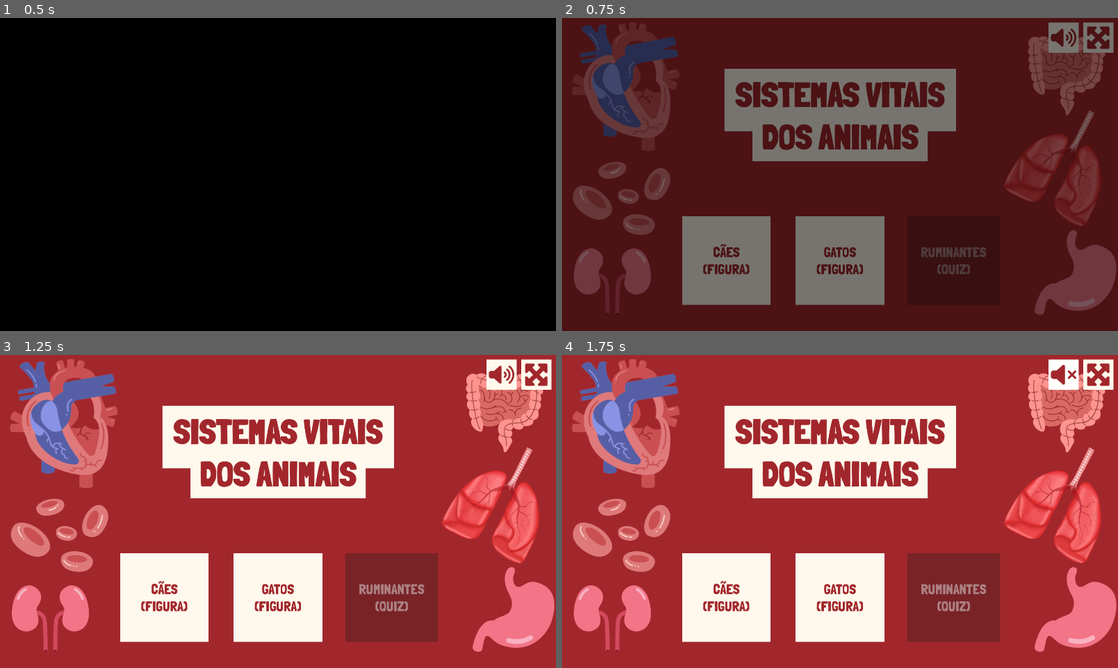
Above: before the commit, frames 1-4 (two rows, left to right).
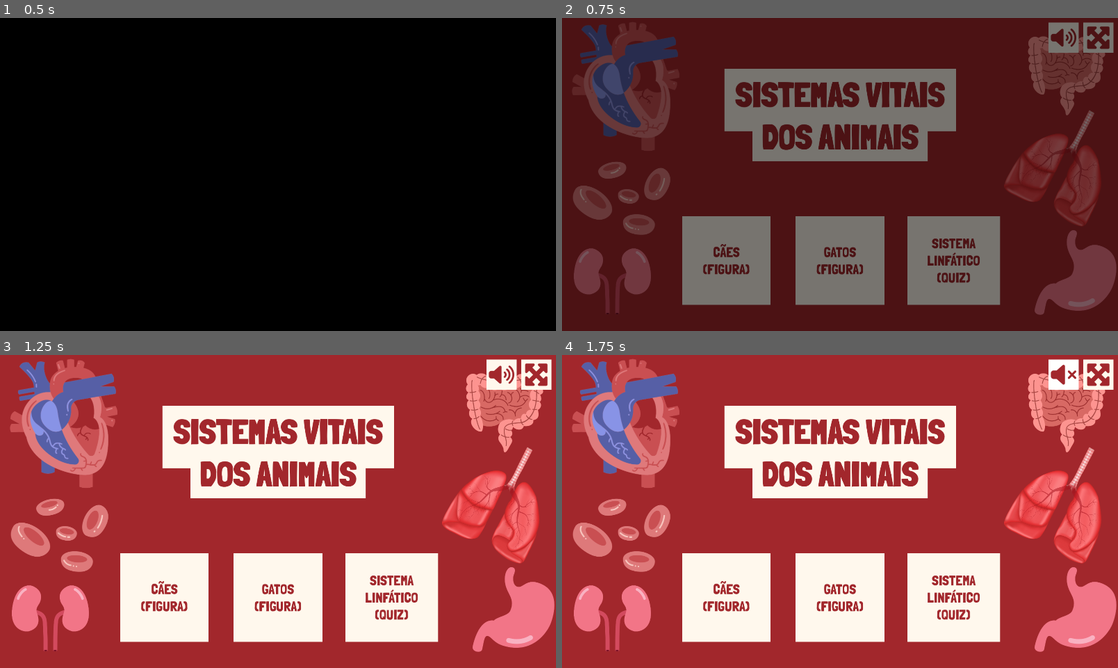
Above: after the commit, the same moments.

Repository: telmotrooper/vet-game
Game: Godot game, scene res://main.tscn
Same seed, same stepped clock (60 frames per second), same inputs: the game is played once before the commit and once after it.
Inputs (mouse positions are in pixels of both pictures, inside the frame that each line leads up to):
- Up to frame 1 (0.5 s): no input
- Up to frame 2 (0.75 s): tap Enter at 0.5 s
- Up to frame 3 (1.25 s): no input
- Up to frame 4 (1.75 s): click (1062, 373) at 1.25 s

Frame 1 is identical in both runs. In frame 2, 4.4% of the frame differs, in the area x 62-79%, y 63-92%; in frame 3, 4.8%; in frame 4, 4.8%.

Commit message:
beginning work on quiz level

Diff:
--- a/cat_level/cat_level.tscn
+++ b/cat_level/cat_level.tscn
@@ -1,7 +1,7 @@
 [gd_scene load_steps=11 format=3 uid="uid://cqqouxh0tnhtp"]
 
 [ext_resource type="Texture2D" uid="uid://bwvk2il82mqsk" path="res://cat_level/square.svg" id="1_7qxg0"]
-[ext_resource type="Script" path="res://level.gd" id="1_kkgaa"]
+[ext_resource type="Script" path="res://figure_level.gd" id="1_kkgaa"]
 [ext_resource type="Texture2D" uid="uid://dsca8fe4ifouc" path="res://cat_level/cat.png" id="2_ei4k5"]
 [ext_resource type="Script" path="res://draggable_object.gd" id="2_jfxkb"]
 [ext_resource type="Texture2D" uid="uid://btvovgytwfq74" path="res://cat_level/square_slot.svg" id="3_25sf6"]
--- a/dog_level/dog_level.tscn
+++ b/dog_level/dog_level.tscn
@@ -1,6 +1,6 @@
 [gd_scene load_steps=11 format=3 uid="uid://b8ki845joqcnh"]
 
-[ext_resource type="Script" path="res://level.gd" id="1_d8efn"]
+[ext_resource type="Script" path="res://figure_level.gd" id="1_d8efn"]
 [ext_resource type="PackedScene" uid="uid://cwsj1bfgbxsnk" path="res://pink_background.tscn" id="4_bbo4n"]
 [ext_resource type="Texture2D" uid="uid://bxrlpv42ntyr1" path="res://dog_level/dog.png" id="5_et6nn"]
 [ext_resource type="PackedScene" uid="uid://dwesfoxx58stl" path="res://ui/top_buttons.tscn" id="6_6nnd4"]
--- /dev/null
+++ b/lymphatic_system_level/lymphatic_system_level.tscn
@@ -0,0 +1,81 @@
+[gd_scene load_steps=6 format=3 uid="uid://dqpdb4rlqskep"]
+
+[ext_resource type="Script" path="res://quiz_level.gd" id="1_s4gkf"]
+[ext_resource type="PackedScene" uid="uid://cwsj1bfgbxsnk" path="res://pink_background.tscn" id="2_jgkmf"]
+[ext_resource type="PackedScene" uid="uid://dwesfoxx58stl" path="res://ui/top_buttons.tscn" id="3_rrgao"]
+[ext_resource type="PackedScene" uid="uid://wnlhcjcm0qc" path="res://ui/victory_panel.tscn" id="8_raek5"]
+
+[sub_resource type="LabelSettings" id="LabelSettings_hcqab"]
+font_size = 64
+font_color = Color(0.635294, 0.152941, 0.172549, 1)
+outline_color = Color(0, 0, 0, 1)
+
+[node name="LymphaticSystemLevel" type="Control"]
+layout_mode = 3
+anchors_preset = 15
+anchor_right = 1.0
+anchor_bottom = 1.0
+grow_horizontal = 2
+grow_vertical = 2
+mouse_filter = 2
+script = ExtResource("1_s4gkf")
+
+[node name="Background" type="CanvasLayer" parent="."]
+layer = -2
+
+[node name="PinkBackground" parent="Background" instance=ExtResource("2_jgkmf")]
+
+[node name="TopButtons" parent="Background" instance=ExtResource("3_rrgao")]
+
+[node name="ScoreBackground" type="ColorRect" parent="Background"]
+anchors_preset = 5
+anchor_left = 0.5
+anchor_right = 0.5
+offset_left = -216.5
+offset_top = 100.0
+offset_right = 216.5
+offset_bottom = 181.0
+grow_horizontal = 2
+size_flags_horizontal = 4
+color = Color(1, 0.972549, 0.929412, 1)
+
+[node name="TitleBackground" type="ColorRect" parent="Background"]
+offset_left = 694.0
+offset_top = 28.0
+offset_right = 1225.0
+offset_bottom = 109.0
+color = Color(1, 0.972549, 0.929412, 1)
+
+[node name="TitleLabel" type="Label" parent="Background"]
+anchors_preset = 5
+anchor_left = 0.5
+anchor_right = 0.5
+offset_left = -290.0
+offset_top = 28.0
+offset_right = 290.0
+offset_bottom = 107.0
+grow_horizontal = 2
+text = "Sistema Linfático"
+label_settings = SubResource("LabelSettings_hcqab")
+horizontal_alignment = 1
+
+[node name="Score" type="RichTextLabel" parent="Background"]
+unique_name_in_owner = true
+anchors_preset = 5
+anchor_left = 0.5
+anchor_right = 0.5
+offset_left = -222.5
+offset_top = 100.0
+offset_right = 222.5
+offset_bottom = 188.0
+grow_horizontal = 2
+mouse_filter = 2
+bbcode_enabled = true
+text = "[center][b]( Acertos:[/b] 0/1 )[/center]"
+
+[node name="VictoryPanel" parent="." instance=ExtResource("8_raek5")]
+unique_name_in_owner = true
+visible = false
+layout_mode = 1
+offset_top = -325.0
+offset_bottom = 325.0
--- /dev/null
+++ b/quiz_level.gd
@@ -0,0 +1,37 @@
+extends Control
+
+var slot_counter: int
+var score := 0
+var mistakes := 0
+
+const base_text := "[center][b]( Acertos:[/b] %d/%d )[/center]"
+
+func _ready() -> void:
+	%VictoryPanel.visible = false
+	%VictoryPanel.scale = Vector2.ZERO
+	#for child in %Slots.get_children():
+		#if child is Slot:
+			#slot_counter += 1
+	update_text()
+
+func _on_slot_filled() -> void:
+	score += 1
+	update_text()
+	if score == slot_counter:
+		show_victory_panel()
+
+func update_text() -> void:
+	%Score.text = base_text % [score, slot_counter]
+
+func show_victory_panel() -> void:
+	if mistakes == 0:
+		%VictoryPanel.set_stars(3)
+	elif mistakes <= 3:
+		%VictoryPanel.set_stars(2)
+	else:
+		%VictoryPanel.set_stars(1)
+
+	%VictoryPanel.show_panel()
+
+func _on_mistake_made():
+	mistakes += 1
--- a/title_screen/title_screen.gd
+++ b/title_screen/title_screen.gd
@@ -5,3 +5,6 @@
 
 func _on_cat_button_pressed() -> void:
 	GameState.load_scene("res://cat_level/cat_level.tscn")
+
+func _on_lympathic_system_button_pressed() -> void:
+	GameState.load_scene("res://lymphatic_system_level/lymphatic_system_level.tscn")
--- a/title_screen/title_screen.tscn
+++ b/title_screen/title_screen.tscn
@@ -110,7 +110,7 @@
 (FIGURA)"
 expand_icon = true
 
-[node name="BirdButton" type="Button" parent="."]
+[node name="LympathicSystemButton" type="Button" parent="."]
 layout_mode = 1
 anchors_preset = 8
 anchor_left = 0.5
@@ -123,8 +123,8 @@
 offset_bottom = 450.0
 grow_horizontal = 2
 grow_vertical = 2
-disabled = true
-text = "RUMINANTES
+text = "SISTEMA
+LINFÁTICO
 (QUIZ)"
 expand_icon = true
 
@@ -148,4 +148,5 @@
 
 [connection signal="pressed" from="DogButton" to="." method="_on_dog_button_pressed"]
 [connection signal="pressed" from="CatButton" to="." method="_on_cat_button_pressed"]
-[connection signal="pressed" from="BirdButton" to="." method="_on_cat_button_pressed"]
+[connection signal="pressed" from="LympathicSystemButton" to="." method="_on_cat_button_pressed"]
+[connection signal="pressed" from="LympathicSystemButton" to="." method="_on_lympathic_system_button_pressed"]
Renamed: level.gd -> figure_level.gd
